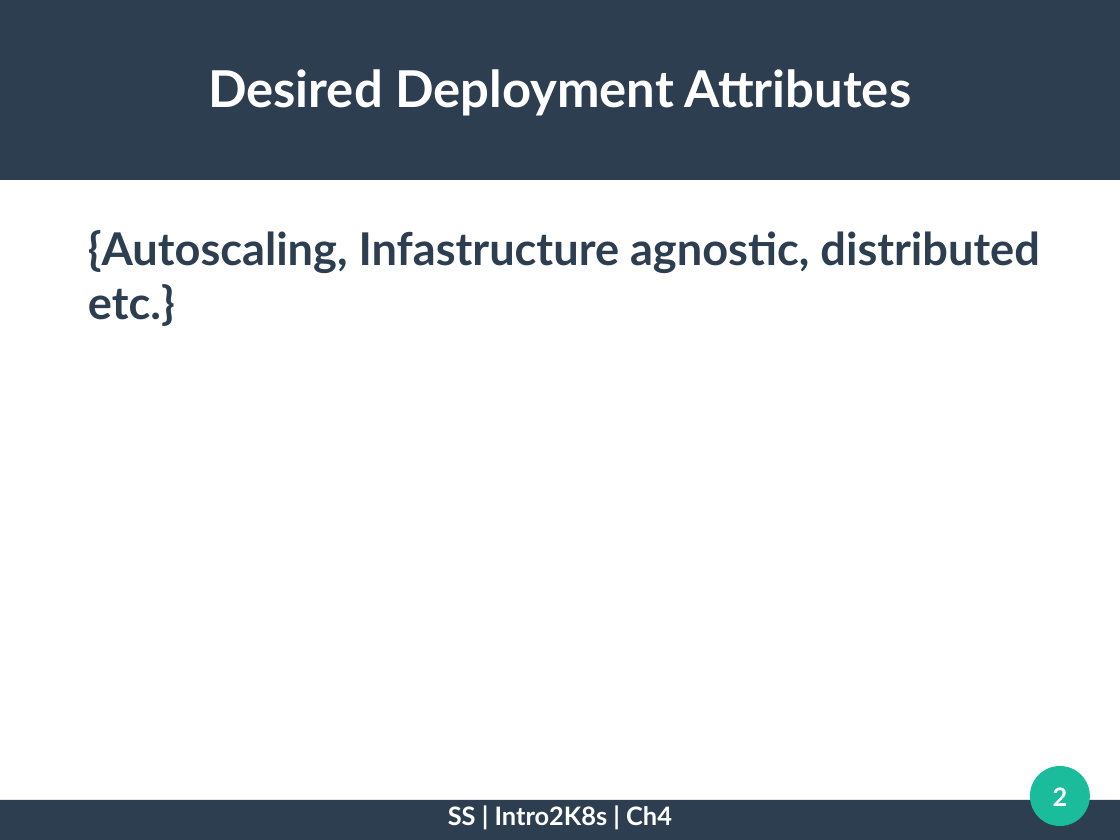
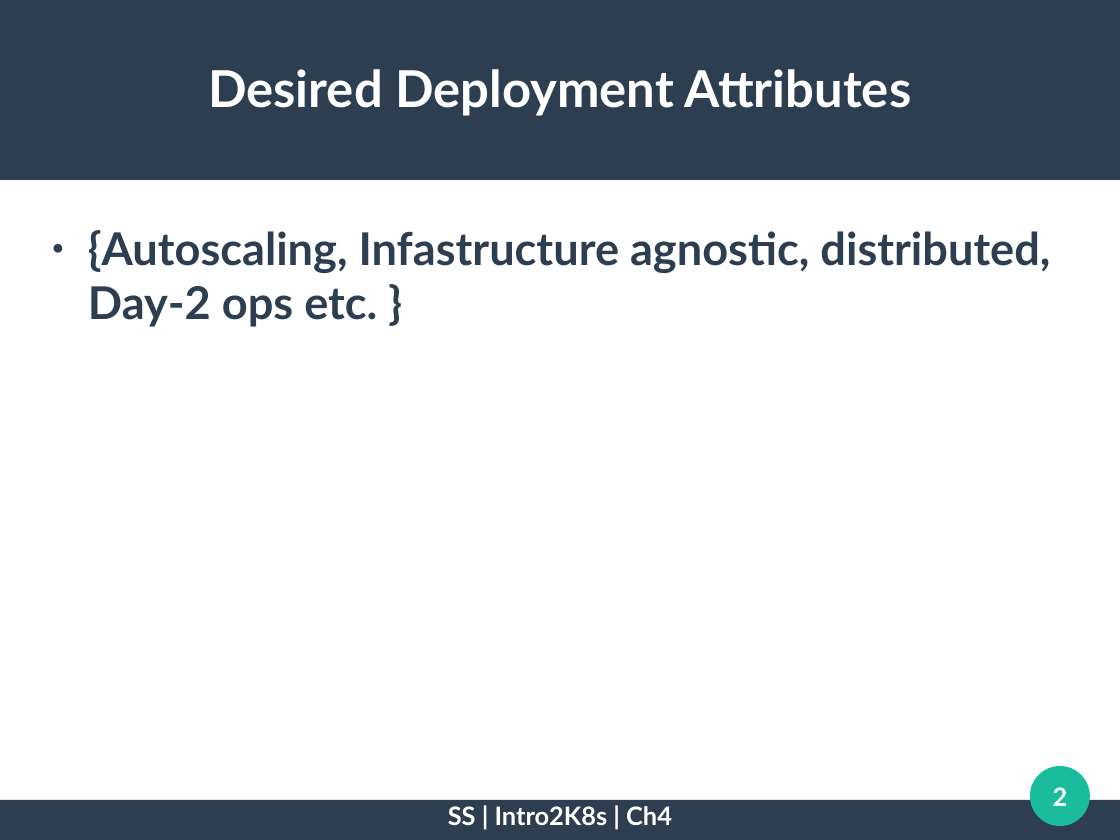
Before and after one commit to sufisalman/intro2k8s, a slide deck: slide 2 of chapter4/concepts/concepts4.odp. Drawn at 1120x840 pixels with LibreOffice and Linux fonts; fonts in the diff are those of the drawing. Boxes give left, top, right and bottom in pixels: in the first picture for what was removed or moved away, otherwise in the second. Text is boxed around its words. In the diff, an @@ line names an element or a change of style, - is before the commit and + after.

```diff
--- a/chapter4/concepts/concepts4.odp
+++ b/chapter4/concepts/concepts4.odp
@@ text at (88,230,1050,327): text changed @@
-{Autoscaling, Infastructure agnostic, distributed etc.}
+● {Autoscaling, Infastructure agnostic, distributed, Day-2 ops etc. }
```
Also in this commit, not shown: 3 other slides changed, 1 slide added, 1 other file.
